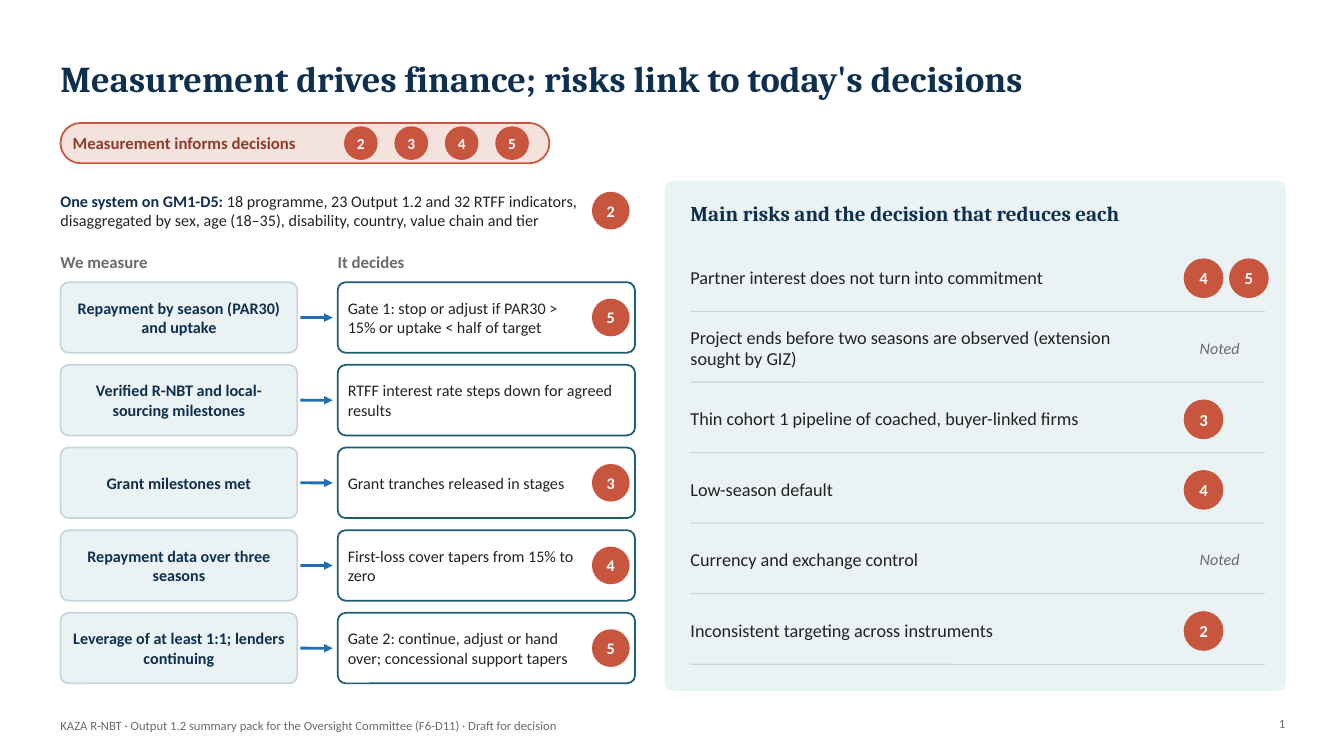
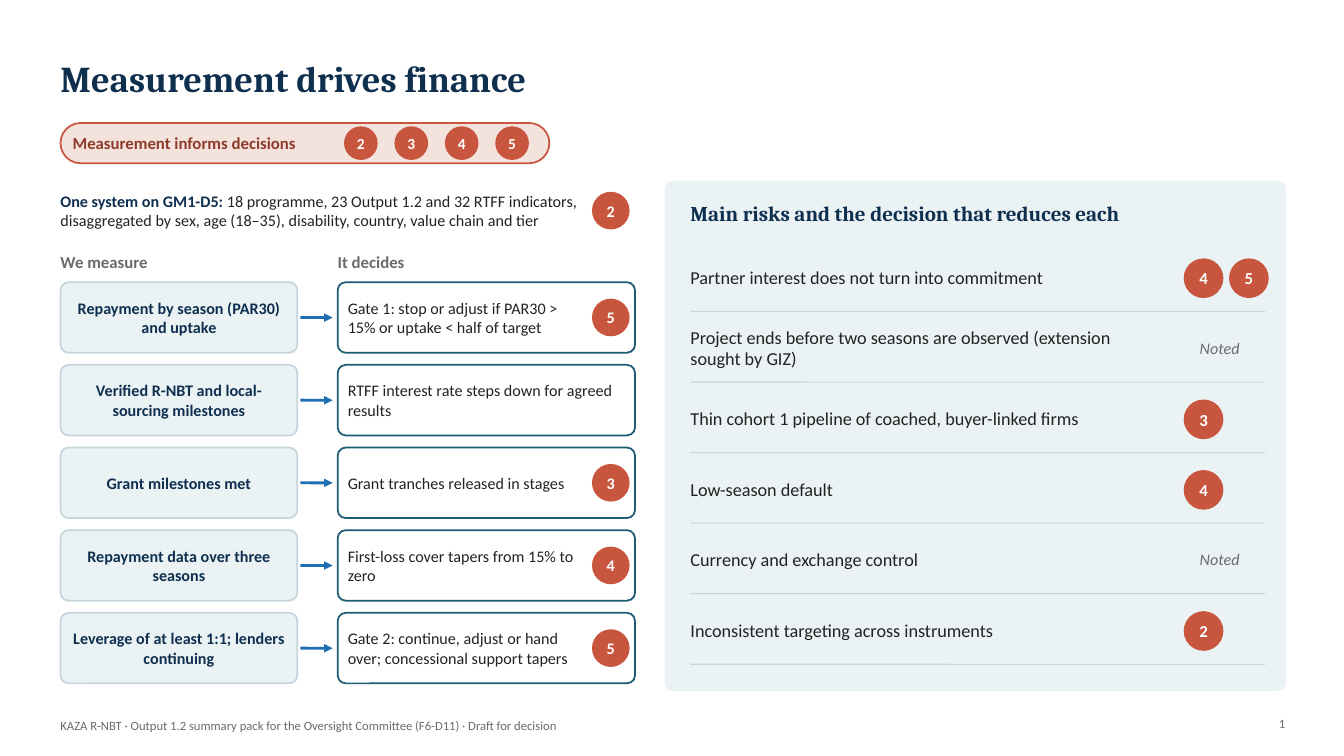
Before and after one commit to modestanz/GIZ-Works, a slide deck: slide 1 of deliverables/F6-D11_Slide11_Measurement_Option.pptx. Drawn at 1344x756 pixels with LibreOffice and Linux fonts; fonts in the diff are those of the drawing; background and template pictures are left out. Boxes give left, top, right and bottom in pixels: in the first picture for what was removed or moved away, otherwise in the second. Text is boxed around its words. In the diff, an @@ line names an element or a change of style, - is before the commit and + after.

```diff
--- a/deliverables/F6-D11_Slide11_Measurement_Option.pptx
+++ b/deliverables/F6-D11_Slide11_Measurement_Option.pptx
@@ title at (60, 66, 526, 93): text changed @@
-Measurement drives finance; risks link to today's decisions
+Measurement drives finance
```
Also in this commit, not shown: 2 other files.
